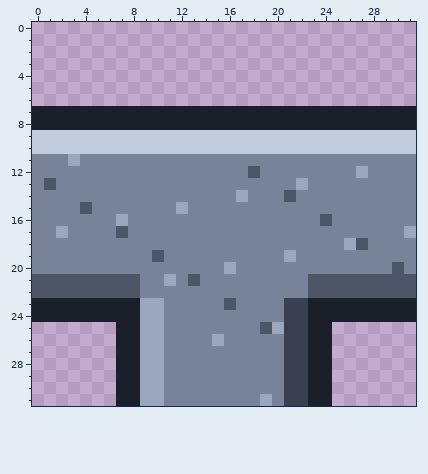
Edited in one commit: pixel-art file (tiles/wall_tee_n.aseprite). This is how it looked before the edit.
32x32 pixels, 1 frame.
New version:
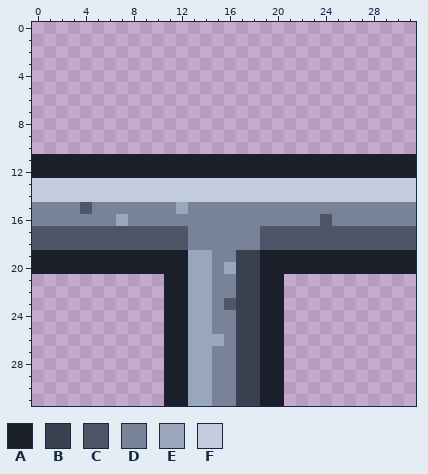
Palette (. is transparent): A #1b1f2a  B #39404f  C #4c5666  D #78839a  E #9aa6bc  F #c3ccdc
The edit:
Changed rows in their new state; - is an unchanged pixel.
Layers "shade", "base":
first column x 0:
 7 ................................
 8 ................................
 9 ................................
10 ................................
11 AAAAAAAAAAAAAAAAAAAAAAAAAAAAAAAA
12 AAAAAAAAAAAAAAAAAAAAAAAAAAAAAAAA
13 FFFFFFFFFFFFFFFFFFFFFFFFFFFFFFFF
14 FFFFFFFFFFFFFFFFFFFFFFFFFFFFFFFF
17 CCCCCCC-CCCCC------CCCCCCCCCCCCC
18 CCCCCCCCCCCCC------CCCCCCCC-CCCC
19 AAAAAAAAAAAAAEE--BBAAAAAAAAAAAAA
20 AAAAAAAAAAAAAEE--BBAAAAAAAAAAAAA
21 ...........AAEE--BBAA...........
22 ...........AAEE--BBAA...........
23 ...........AAEE--BBAA...........
24 ...........AAEE--BBAA...........
25 -------....AAEE--BBAA....-------
26 -------....AAEE--BBAA....-------
27 -------....AAEE--BBAA....-------
28 -------....AAEE--BBAA....-------
29 -------....AAEE--BBAA....-------
30 -------....AAEE--BBAA....-------
31 -------....AAEE--BBAA....-------
Pixel boxes of the changes (left, top, right, bottom) in both pictures:
changed: (32, 106, 416, 406)
